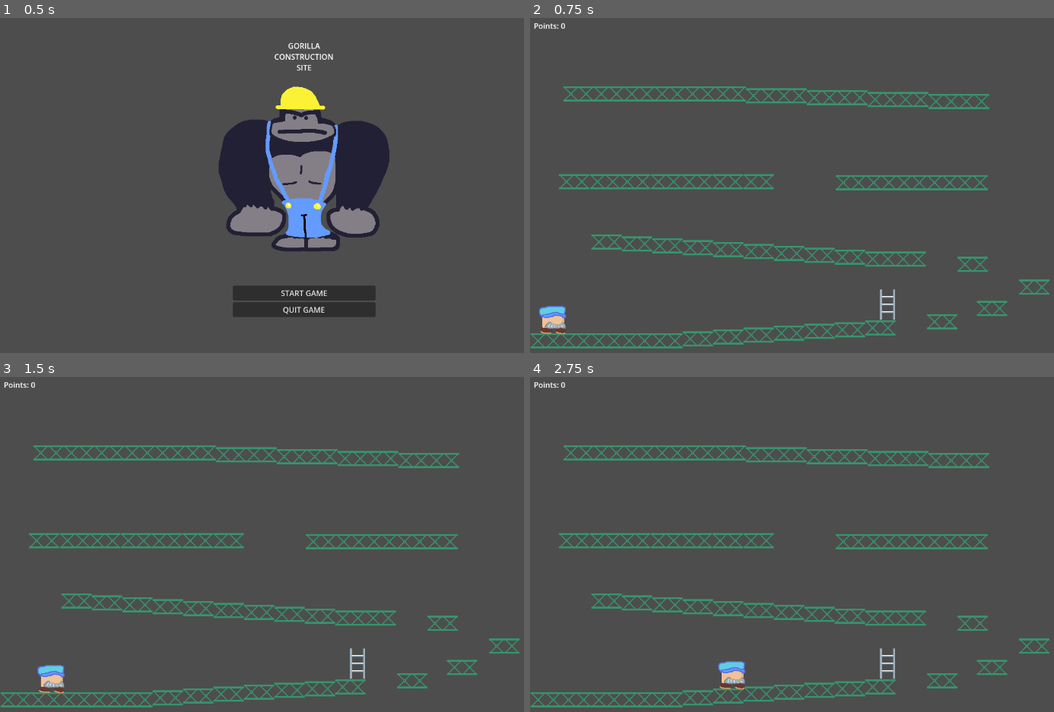
Above: before the commit, frames 1-4 (two rows, left to right).
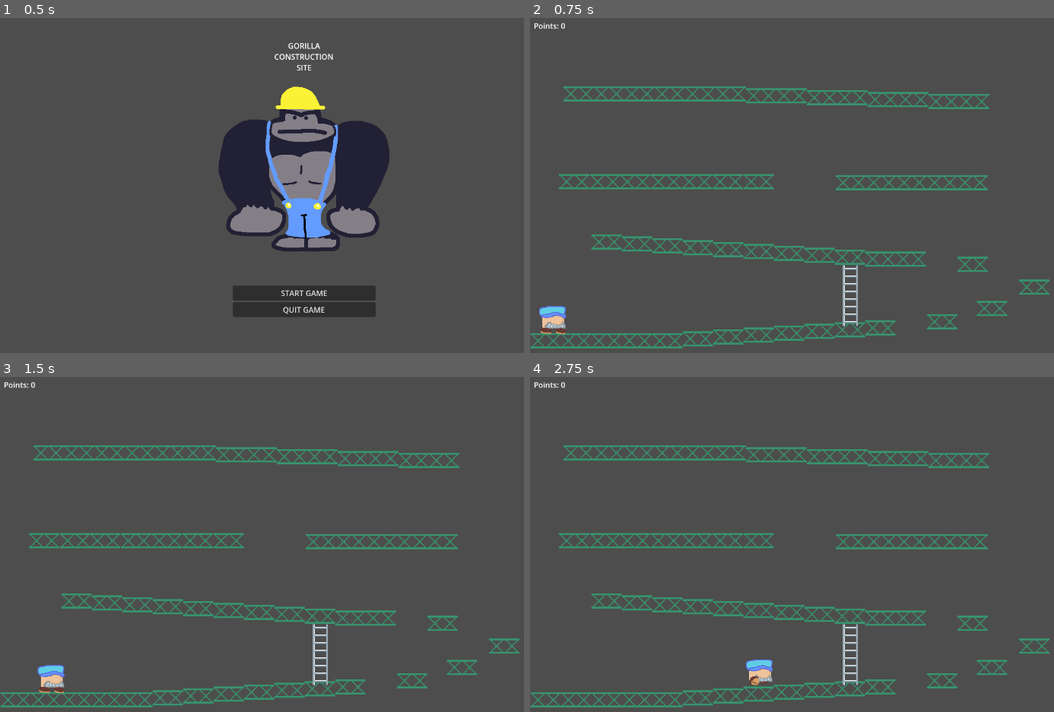
Above: after the commit, the same moments.

Repository: OhRidgeInAll/GorillaConstructionSite
Game: Godot game, scene res://scenes/menu.tscn
The game is run twice, just before and just after one commit, with the same random seed, the same clock (stepped at 60 frames per second) and the same inputs.
Inputs:
- Up to frame 1 (0.5 s): no input
- Up to frame 2 (0.75 s): click "START GAME" at 0.5 s
- Up to frame 3 (1.5 s): tap Enter at 1.25 s; hold D (right) from 1.28 s (still down)
- Up to frame 4 (2.75 s): keep holding D (right); tap Space (jump) at 1.52, 2.27 s

Frame 1 is identical in both runs. In frame 2, 0.4% of the frame differs, in the area x 59-70%, y 73-93%; in frame 3, 0.4%; in frame 4, 1.1%, in the area x 35-70%, y 73-94%.

Commit message:
Plat Collision Fix
Ladders Tile repeatably now, Only collide with top of platforms now.

Diff:
--- /dev/null
+++ b/scenes/ladder.gd
@@ -0,0 +1,20 @@
+extends Area2D
+
+const BASE_LADDER_AREA = 32
+
+@export var length = 2
+@export var can_be_rolled = false
+@export var roll_chance = 0.5
+@export var ladder_top_length: float = 6
+
+@onready var sprite_2d = $Sprite2D
+@onready var collision_shape_2d = $CollisionShape2D
+
+
+func _ready():
+	sprite_2d.region_rect = Rect2(0, BASE_LADDER_AREA * length, BASE_LADDER_AREA, BASE_LADDER_AREA * length)
+
+	collision_shape_2d.shape = RectangleShape2D.new()
+	collision_shape_2d.shape.set_size(Vector2(0.025, length * BASE_LADDER_AREA + ladder_top_length))
+	var collision_shape_y = BASE_LADDER_AREA * (length - 1)
+	collision_shape_2d.position.y = -ladder_top_length
--- a/scenes/ladder.tscn
+++ b/scenes/ladder.tscn
@@ -1,14 +1,16 @@
 [gd_scene load_steps=3 format=3 uid="uid://cd5rbi7ugjeyo"]
 
+[ext_resource type="Script" uid="uid://cj3c2ursyxgnn" path="res://scenes/ladder.gd" id="1_xb1tl"]
 [ext_resource type="Texture2D" uid="uid://bs7fw8d5ek0uw" path="res://Assets/Ladder.png" id="1_xxwne"]
 
-[sub_resource type="RectangleShape2D" id="RectangleShape2D_xxwne"]
-size = Vector2(32, 64)
-
 [node name="Node2D" type="Area2D"]
+script = ExtResource("1_xb1tl")
 
 [node name="Sprite2D" type="Sprite2D" parent="."]
+texture_filter = 1
+texture_repeat = 2
 texture = ExtResource("1_xxwne")
+region_enabled = true
+region_rect = Rect2(-0.246, 0.007, 32, 16)
 
 [node name="CollisionShape2D" type="CollisionShape2D" parent="."]
-shape = SubResource("RectangleShape2D_xxwne")
--- a/scenes/level1.tscn
+++ b/scenes/level1.tscn
@@ -13,168 +13,171 @@
 
 [node name="Platforms" type="Node" parent="."]
 
-[node name="Node2D" parent="Platforms" instance=ExtResource("1_jwv3a")]
+[node name="Platform" parent="Platforms" instance=ExtResource("1_jwv3a")]
 position = Vector2(-607, 323)
 
-[node name="Node2D2" parent="Platforms" instance=ExtResource("1_jwv3a")]
+[node name="Platform2" parent="Platforms" instance=ExtResource("1_jwv3a")]
 position = Vector2(-543, 323)
 
-[node name="Node2D3" parent="Platforms" instance=ExtResource("1_jwv3a")]
+[node name="Platform3" parent="Platforms" instance=ExtResource("1_jwv3a")]
 position = Vector2(-479, 323)
 
-[node name="Node2D4" parent="Platforms" instance=ExtResource("1_jwv3a")]
+[node name="Platform4" parent="Platforms" instance=ExtResource("1_jwv3a")]
 position = Vector2(-415, 323)
 
-[node name="Node2D5" parent="Platforms" instance=ExtResource("1_jwv3a")]
+[node name="Platform5" parent="Platforms" instance=ExtResource("1_jwv3a")]
 position = Vector2(-351, 323)
 
-[node name="Node2D6" parent="Platforms" instance=ExtResource("1_jwv3a")]
+[node name="Platform6" parent="Platforms" instance=ExtResource("1_jwv3a")]
 position = Vector2(-287, 319)
 
-[node name="Node2D7" parent="Platforms" instance=ExtResource("1_jwv3a")]
+[node name="Platform7" parent="Platforms" instance=ExtResource("1_jwv3a")]
 position = Vector2(-223, 315)
 
-[node name="Node2D8" parent="Platforms" instance=ExtResource("1_jwv3a")]
+[node name="Platform8" parent="Platforms" instance=ExtResource("1_jwv3a")]
 position = Vector2(-159, 311)
 
-[node name="Node2D9" parent="Platforms" instance=ExtResource("1_jwv3a")]
+[node name="Platform9" parent="Platforms" instance=ExtResource("1_jwv3a")]
 position = Vector2(-95, 307)
 
-[node name="Node2D10" parent="Platforms" instance=ExtResource("1_jwv3a")]
+[node name="Platform10" parent="Platforms" instance=ExtResource("1_jwv3a")]
 position = Vector2(-31, 303)
 
-[node name="Node2D11" parent="Platforms" instance=ExtResource("1_jwv3a")]
+[node name="Platform11" parent="Platforms" instance=ExtResource("1_jwv3a")]
 position = Vector2(33, 300)
 
-[node name="Node2D12" parent="Platforms" instance=ExtResource("1_jwv3a")]
+[node name="Platform12" parent="Platforms" instance=ExtResource("1_jwv3a")]
 position = Vector2(97, 296)
 
-[node name="Node2D13" parent="Platforms" instance=ExtResource("1_jwv3a")]
+[node name="Platform13" parent="Platforms" instance=ExtResource("1_jwv3a")]
 position = Vector2(227, 283)
 
-[node name="Node2D51" parent="Platforms" instance=ExtResource("1_jwv3a")]
+[node name="Platform14" parent="Platforms" instance=ExtResource("1_jwv3a")]
 position = Vector2(332, 255)
 
-[node name="Node2D52" parent="Platforms" instance=ExtResource("1_jwv3a")]
+[node name="Platform15" parent="Platforms" instance=ExtResource("1_jwv3a")]
 position = Vector2(421, 210)
 
-[node name="Node2D53" parent="Platforms" instance=ExtResource("1_jwv3a")]
+[node name="Platform16" parent="Platforms" instance=ExtResource("1_jwv3a")]
 position = Vector2(291, 162)
 
-[node name="Node2D14" parent="Platforms" instance=ExtResource("1_jwv3a")]
+[node name="Platform17" parent="Platforms" instance=ExtResource("1_jwv3a")]
 position = Vector2(161, 151)
 
-[node name="Node2D15" parent="Platforms" instance=ExtResource("1_jwv3a")]
+[node name="Platform18" parent="Platforms" instance=ExtResource("1_jwv3a")]
 position = Vector2(97, 151)
 
-[node name="Node2D16" parent="Platforms" instance=ExtResource("1_jwv3a")]
+[node name="Platform19" parent="Platforms" instance=ExtResource("1_jwv3a")]
 position = Vector2(33, 147)
 
-[node name="Node2D17" parent="Platforms" instance=ExtResource("1_jwv3a")]
+[node name="Platform20" parent="Platforms" instance=ExtResource("1_jwv3a")]
 position = Vector2(-31, 143)
 
-[node name="Node2D18" parent="Platforms" instance=ExtResource("1_jwv3a")]
+[node name="Platform21" parent="Platforms" instance=ExtResource("1_jwv3a")]
 position = Vector2(-95, 139)
 
-[node name="Node2D19" parent="Platforms" instance=ExtResource("1_jwv3a")]
+[node name="Platform22" parent="Platforms" instance=ExtResource("1_jwv3a")]
 position = Vector2(-159, 135)
 
-[node name="Node2D20" parent="Platforms" instance=ExtResource("1_jwv3a")]
+[node name="Platform23" parent="Platforms" instance=ExtResource("1_jwv3a")]
 position = Vector2(-223, 131)
 
-[node name="Node2D21" parent="Platforms" instance=ExtResource("1_jwv3a")]
+[node name="Platform24" parent="Platforms" instance=ExtResource("1_jwv3a")]
 position = Vector2(-287, 127)
 
-[node name="Node2D22" parent="Platforms" instance=ExtResource("1_jwv3a")]
+[node name="Platform25" parent="Platforms" instance=ExtResource("1_jwv3a")]
 position = Vector2(-351, 123)
 
-[node name="Node2D23" parent="Platforms" instance=ExtResource("1_jwv3a")]
+[node name="Platform26" parent="Platforms" instance=ExtResource("1_jwv3a")]
 position = Vector2(-415, 119)
 
-[node name="Node2D24" parent="Platforms" instance=ExtResource("1_jwv3a")]
+[node name="Platform27" parent="Platforms" instance=ExtResource("1_jwv3a")]
 position = Vector2(-479, 115)
 
-[node name="Node2D25" parent="Platforms" instance=ExtResource("1_jwv3a")]
+[node name="Platform28" parent="Platforms" instance=ExtResource("1_jwv3a")]
 position = Vector2(-547, -12)
 
-[node name="Node2D26" parent="Platforms" instance=ExtResource("1_jwv3a")]
+[node name="Platform29" parent="Platforms" instance=ExtResource("1_jwv3a")]
 position = Vector2(-482, -12)
 
-[node name="Node2D27" parent="Platforms" instance=ExtResource("1_jwv3a")]
+[node name="Platform30" parent="Platforms" instance=ExtResource("1_jwv3a")]
 position = Vector2(-419, -12)
 
-[node name="Node2D28" parent="Platforms" instance=ExtResource("1_jwv3a")]
+[node name="Platform31" parent="Platforms" instance=ExtResource("1_jwv3a")]
 position = Vector2(-354, -12)
 
-[node name="Node2D29" parent="Platforms" instance=ExtResource("1_jwv3a")]
+[node name="Platform32" parent="Platforms" instance=ExtResource("1_jwv3a")]
 position = Vector2(-289, -12)
 
-[node name="Node2D30" parent="Platforms" instance=ExtResource("1_jwv3a")]
+[node name="Platform33" parent="Platforms" instance=ExtResource("1_jwv3a")]
 position = Vector2(-224, -12)
 
-[node name="Node2D31" parent="Platforms" instance=ExtResource("1_jwv3a")]
+[node name="Platform34" parent="Platforms" instance=ExtResource("1_jwv3a")]
 position = Vector2(-159, -12)
 
-[node name="Node2D32" parent="Platforms" instance=ExtResource("1_jwv3a")]
+[node name="Platform35" parent="Platforms" instance=ExtResource("1_jwv3a")]
 position = Vector2(35, -10)
 
-[node name="Node2D33" parent="Platforms" instance=ExtResource("1_jwv3a")]
+[node name="Platform36" parent="Platforms" instance=ExtResource("1_jwv3a")]
 position = Vector2(-538, -197)
 
-[node name="Node2D34" parent="Platforms" instance=ExtResource("1_jwv3a")]
+[node name="Platform37" parent="Platforms" instance=ExtResource("1_jwv3a")]
 position = Vector2(-474, -197)
 
-[node name="Node2D35" parent="Platforms" instance=ExtResource("1_jwv3a")]
+[node name="Platform38" parent="Platforms" instance=ExtResource("1_jwv3a")]
 position = Vector2(-410, -197)
 
-[node name="Node2D36" parent="Platforms" instance=ExtResource("1_jwv3a")]
+[node name="Platform39" parent="Platforms" instance=ExtResource("1_jwv3a")]
 position = Vector2(-346, -197)
 
-[node name="Node2D37" parent="Platforms" instance=ExtResource("1_jwv3a")]
+[node name="Platform40" parent="Platforms" instance=ExtResource("1_jwv3a")]
 position = Vector2(-282, -197)
 
-[node name="Node2D38" parent="Platforms" instance=ExtResource("1_jwv3a")]
+[node name="Platform41" parent="Platforms" instance=ExtResource("1_jwv3a")]
 position = Vector2(-218, -197)
 
-[node name="Node2D39" parent="Platforms" instance=ExtResource("1_jwv3a")]
+[node name="Platform42" parent="Platforms" instance=ExtResource("1_jwv3a")]
 position = Vector2(-154, -193)
 
-[node name="Node2D40" parent="Platforms" instance=ExtResource("1_jwv3a")]
+[node name="Platform43" parent="Platforms" instance=ExtResource("1_jwv3a")]
 position = Vector2(-90, -193)
 
-[node name="Node2D41" parent="Platforms" instance=ExtResource("1_jwv3a")]
+[node name="Platform44" parent="Platforms" instance=ExtResource("1_jwv3a")]
 position = Vector2(-26, -189)
 
-[node name="Node2D42" parent="Platforms" instance=ExtResource("1_jwv3a")]
+[node name="Platform45" parent="Platforms" instance=ExtResource("1_jwv3a")]
 position = Vector2(38, -189)
 
-[node name="Node2D43" parent="Platforms" instance=ExtResource("1_jwv3a")]
+[node name="Platform46" parent="Platforms" instance=ExtResource("1_jwv3a")]
 position = Vector2(102, -185)
 
-[node name="Node2D44" parent="Platforms" instance=ExtResource("1_jwv3a")]
+[node name="Platform47" parent="Platforms" instance=ExtResource("1_jwv3a")]
 position = Vector2(166, -185)
 
-[node name="Node2D45" parent="Platforms" instance=ExtResource("1_jwv3a")]
+[node name="Platform48" parent="Platforms" instance=ExtResource("1_jwv3a")]
 position = Vector2(230, -181)
 
-[node name="Node2D46" parent="Platforms" instance=ExtResource("1_jwv3a")]
+[node name="Platform49" parent="Platforms" instance=ExtResource("1_jwv3a")]
 position = Vector2(294, -181)
 
-[node name="Node2D47" parent="Platforms" instance=ExtResource("1_jwv3a")]
+[node name="Platform50" parent="Platforms" instance=ExtResource("1_jwv3a")]
 position = Vector2(99, -10)
 
-[node name="Node2D48" parent="Platforms" instance=ExtResource("1_jwv3a")]
+[node name="Platform51" parent="Platforms" instance=ExtResource("1_jwv3a")]
 position = Vector2(163, -10)
 
-[node name="Node2D49" parent="Platforms" instance=ExtResource("1_jwv3a")]
+[node name="Platform52" parent="Platforms" instance=ExtResource("1_jwv3a")]
 position = Vector2(227, -10)
 
-[node name="Node2D50" parent="Platforms" instance=ExtResource("1_jwv3a")]
+[node name="Platform53" parent="Platforms" instance=ExtResource("1_jwv3a")]
 position = Vector2(291, -10)
 
 [node name="Node2D" parent="." instance=ExtResource("2_wwpf4")]
-z_index = 1
+z_index = 2
 position = Vector2(-593, 274)
 
 [node name="Node2D2" parent="." instance=ExtResource("4_dwgg1")]
-position = Vector2(112, 247)
+z_index = 1
+position = Vector2(34, 228)
+length = 4
+ladder_top_length = 24.0
--- a/scenes/platform.tscn
+++ b/scenes/platform.tscn
@@ -14,3 +14,5 @@
 
 [node name="CollisionShape2D" type="CollisionShape2D" parent="."]
 shape = SubResource("RectangleShape2D_s8bxr")
+one_way_collision = true
+one_way_collision_margin = 10.0
Binary file changed: Assets/Ladder.png
Not shown, added: scenes/ladder.gd.uid
Not shown, added: scenes/level1.tscn1897616153.tmp
